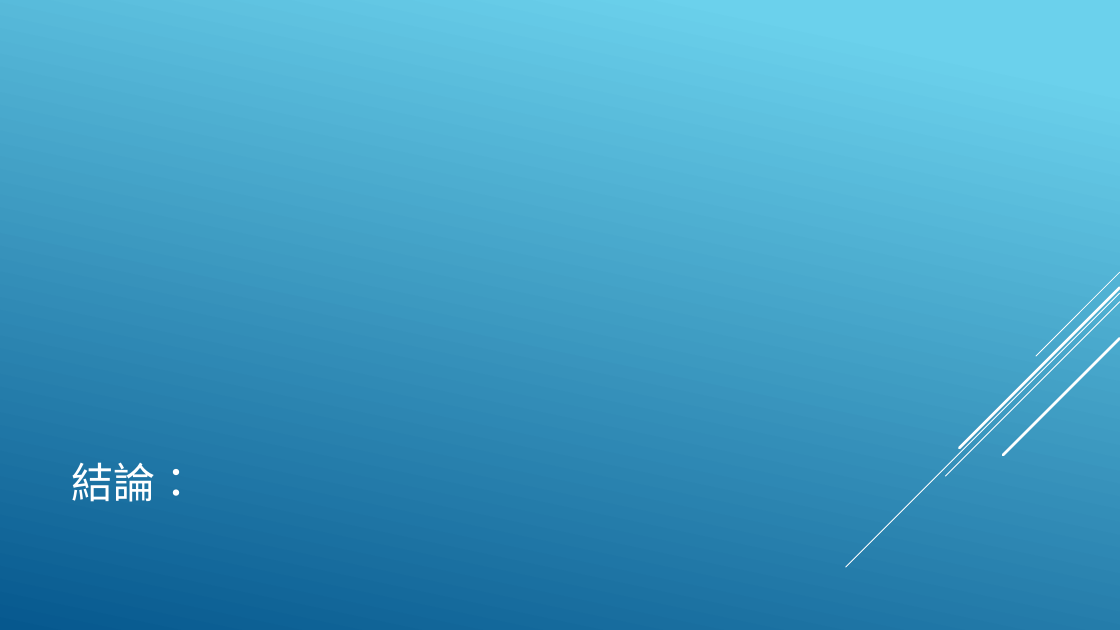
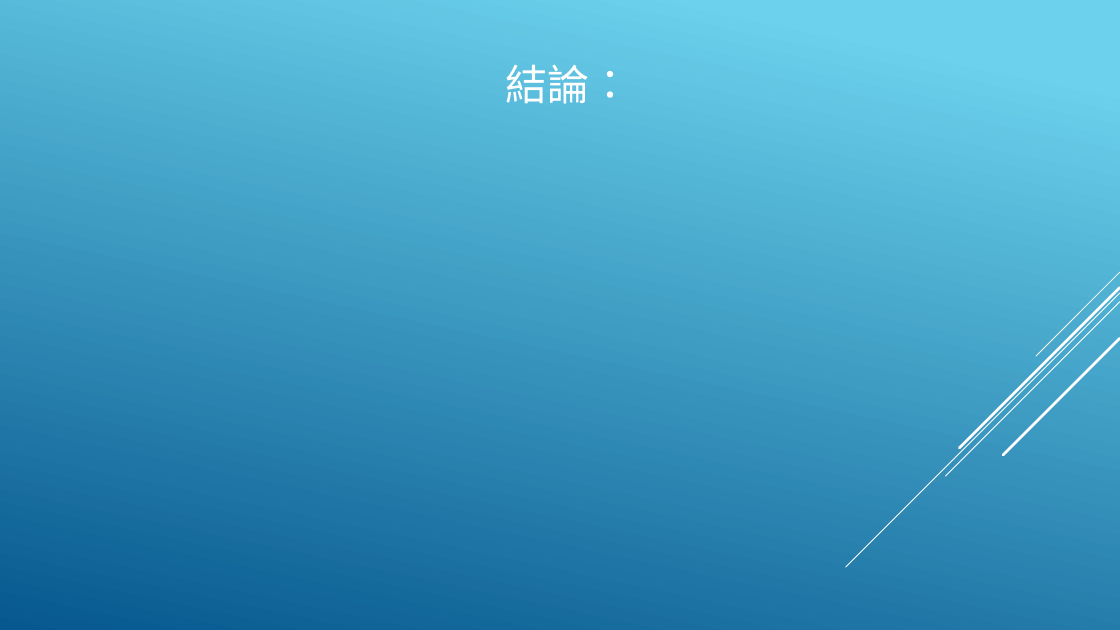
Before and after one commit to DennySORA/Environmental_Sustainability_Partition_Hackathon_2018, a slide deck: slide 6 of doc/永續發展 - 淨灘.pptx. Drawn at 1120x630 pixels with LibreOffice and Linux fonts; fonts in the diff are those of the drawing. Boxes give left, top, right and bottom in pixels: in the first picture for what was removed or moved away, otherwise in the second. Text is boxed around its words. In the diff, an @@ line names an element or a change of style, - is before the commit and + after.

```diff
--- a/doc/永續發展 - 淨灘.pptx
+++ b/doc/永續發展 - 淨灘.pptx
@@ title "結論：": place and size @@
-title "結論：" at [71, 462, 197, 502]
+title "結論：" at [505, 64, 631, 104]
```
Also in this commit, not shown: 3 other slides changed, 1 other file.
